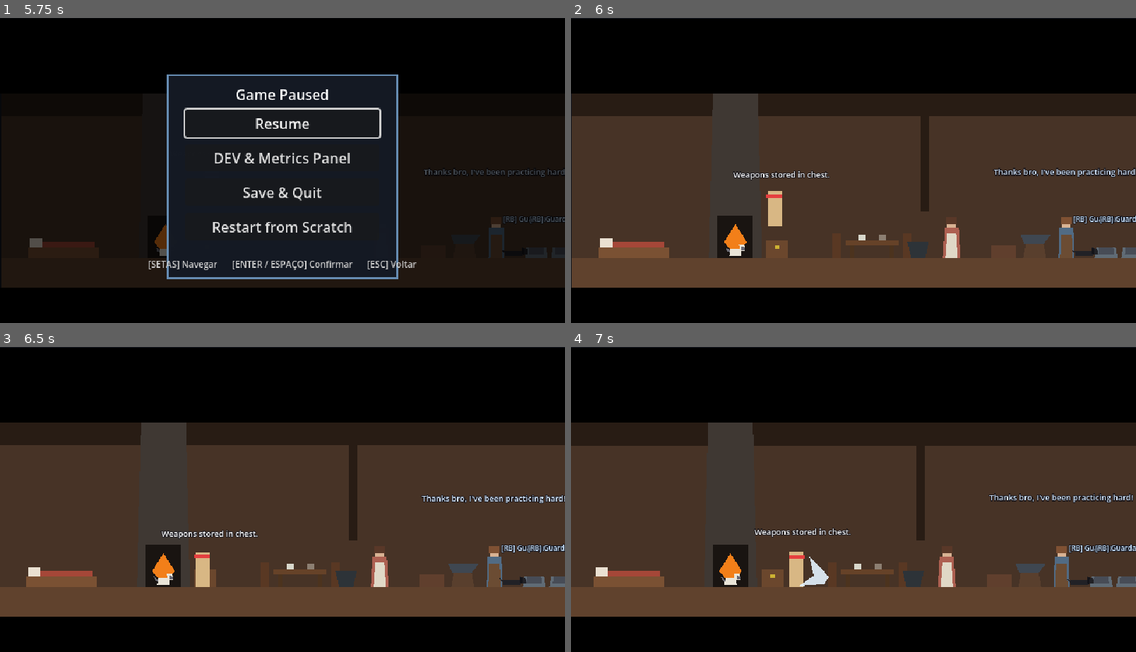
Above: before the commit, frames 1-4 (two rows, left to right).
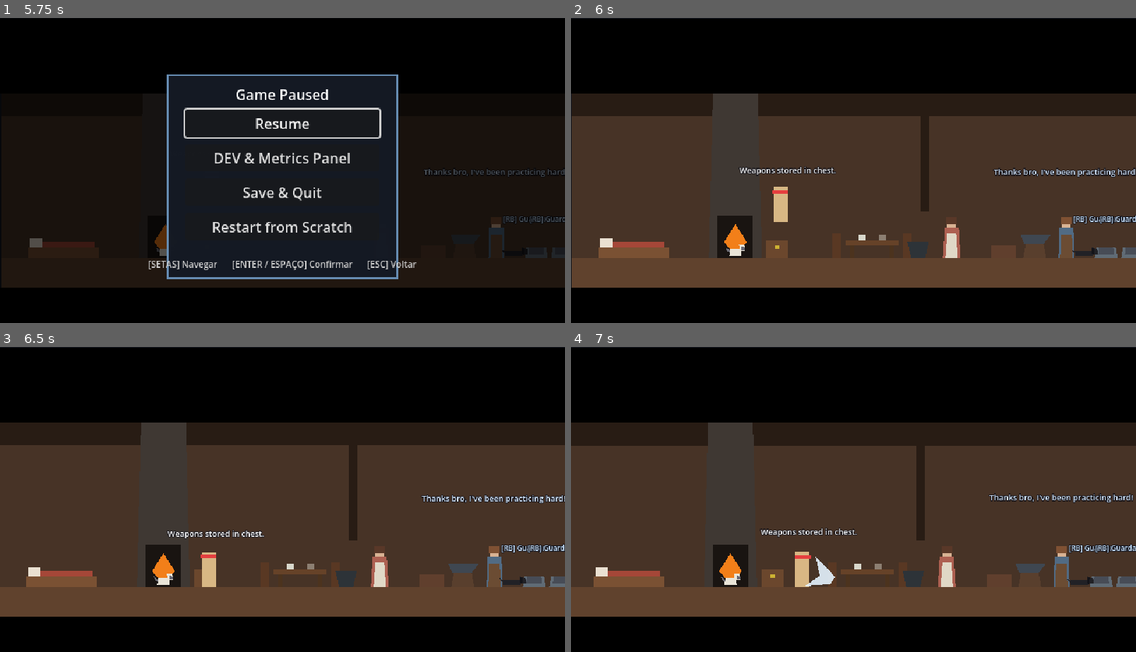
Above: after the commit, the same moments.

Repository: Theadrill/Godot-Roguelike-Prototype
Game: Godot game, scene res://src/world/hub/family_house.tscn
The game is run twice, just before and just after one commit, with the same random seed, the same clock (stepped at 60 frames per second) and the same inputs.
Inputs (mouse positions are in pixels of both pictures, inside the frame that each line leads up to):
- Up to frame 1 (5.75 s): tap Enter (ui_accept) at 0.5 s; move the mouse to (378, 240) at 0.52 s; press the mouse at (378, 240) at 0.53 s; hold D (move_right) 0.53-2 s; tap Space (jump) at 0.77, 1.52, 3.77, 4.52, 5.27 s; move the mouse to (497, 240) at 1.27 s; release the mouse at (497, 240) at 1.28 s; right-click (497, 240) at 1.35 s; click (497, 240) at 1.42 s; click "X" at 2 s; move the mouse to (536, 240) at 2.77 s; hold A (move_left) 2.78-3.53 s; tap Q (heal) at 2.85 s; click (536, 240) at 2.92 s; move the mouse to (559, 240) at 3.52 s; hold D (move_right) 3.53-5.03 s; tap E (interact) at 3.6 s; click (559, 240) at 3.67 s; move the mouse to (197, 249) at 4.27 s; tap Keypad 2 (look_down) at 4.35 s; click (197, 249) at 4.42 s; tap 2 (cycle_weapon_debug) at 4.9 s; move the mouse to (113, 127) at 5.02 s; hold A (move_left) from 5.03 s (still down); tap Keypad 4 (look_left) at 5.1 s; tap Escape (pause_game) at 5.65 s
- Up to frame 2 (6 s): release A (move_left) at 5.75 s; click "Resume" at 5.75 s
- Up to frame 3 (6.5 s): no input
- Up to frame 4 (7 s): move the mouse to (881, 505) at 6.52 s; hold D (move_right) from 6.53 s (still down); tap Keypad 6 (look_right) at 6.6 s; click (881, 505) at 6.67 s

Frame 1 is identical in both runs. In frame 2, 0.8% of the frame differs, in the area x 28-47%, y 48-69%; in frame 3, 0.6%; in frame 4, 0.7%.

Commit message:
fix(pause): garante congelamento total da arvore e trava de input/velocidade do player ao pausar

Diff:
--- a/src/ui/debug/debug_metrics_panel.gd
+++ b/src/ui/debug/debug_metrics_panel.gd
@@ -78,9 +78,25 @@
 func toggle_panel() -> void:
 	visible = not visible
 	if visible:
+		get_tree().paused = true
+		var player := get_tree().get_first_node_in_group("player") as Player
+		if player:
+			player.is_input_locked = true
+			player.velocity = Vector2.ZERO
 		_refresh_metrics()
 		await get_tree().process_frame
 		btn_add_souls.grab_focus()
+	else:
+		var pause_menu = get_tree().root.find_child("PauseMenuUI", true, false)
+		if not pause_menu or not pause_menu.visible:
+			get_tree().paused = false
+			var player := get_tree().get_first_node_in_group("player") as Player
+			if player:
+				player.is_input_locked = false
+		else:
+			var btn_dev = pause_menu.find_child("BtnDevMenu", true, false) as Button
+			if btn_dev:
+				btn_dev.grab_focus()
 
 func _refresh_metrics() -> void:
 	if not metrics_label:
--- a/src/ui/pause/pause_menu_ui.gd
+++ b/src/ui/pause/pause_menu_ui.gd
@@ -57,6 +57,10 @@
 func open_pause_menu() -> void:
 	visible = true
 	get_tree().paused = true
+	var player := get_tree().get_first_node_in_group("player") as Player
+	if player:
+		player.is_input_locked = true
+		player.velocity = Vector2.ZERO
 	if prompt_bar:
 		prompt_bar.refresh_prompts()
 	await get_tree().process_frame
@@ -65,6 +69,9 @@
 func close_pause_menu() -> void:
 	visible = false
 	get_tree().paused = false
+	var player := get_tree().get_first_node_in_group("player") as Player
+	if player:
+		player.is_input_locked = false
 
 func _on_dev_menu_pressed() -> void:
 	var debug_panel = get_tree().root.find_child("DebugMetricsPanel", true, false)
Binary file changed: src/core/localization/translations.en_US.translation
Binary file changed: src/core/localization/translations.pt_BR.translation
Not shown, added: src/ui/debug/debug_metrics_panel.gd.uid
Not shown, added: src/ui/pause/pause_menu_ui.gd.uid
